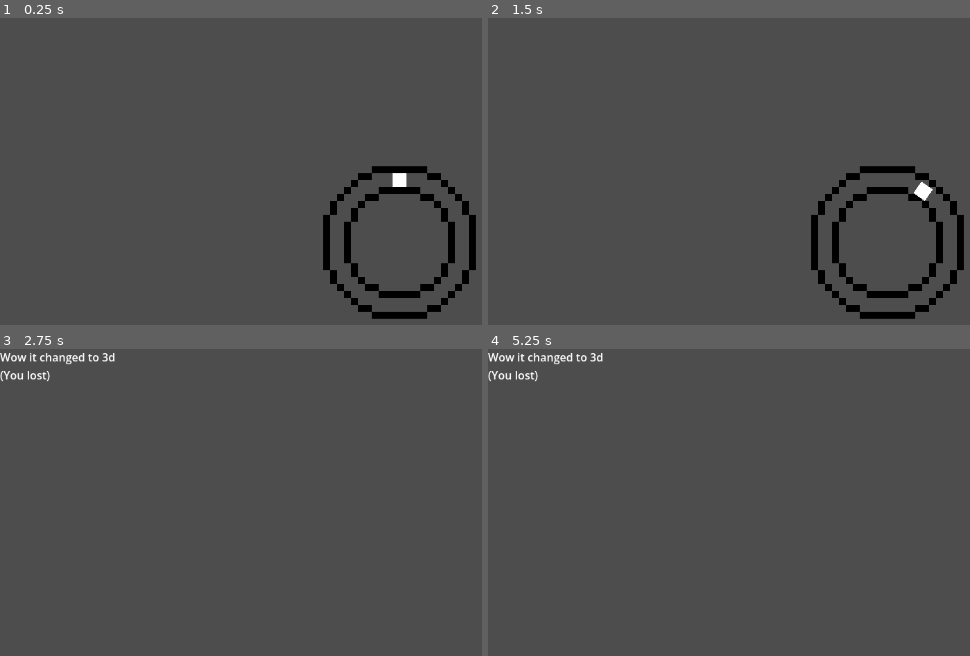
Above: before the commit, frames 1-4 (two rows, left to right).
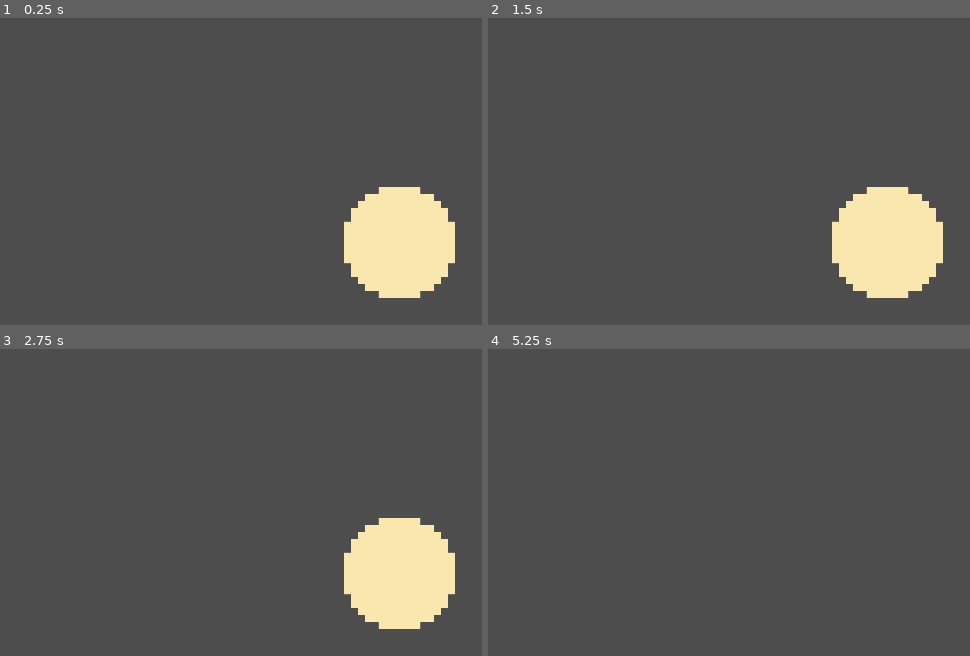
Above: after the commit, the same moments.

Repository: Dexter-Goater/gorefield
Game: Godot game, scene res://Scenes/Main.tscn
The game is run twice, just before and just after one commit, with the same random seed, the same clock (stepped at 60 frames per second) and the same inputs.
Inputs (mouse positions are in pixels of both pictures, inside the frame that each line leads up to):
- Up to frame 1 (0.25 s): no input
- Up to frame 2 (1.5 s): tap Enter at 0.5 s; drag from (888, 180) to (965, 143) at 0.52 s; drag from (729, 263) to (916, 186) at 1.27 s
- Up to frame 3 (2.75 s): move the mouse to (477, 474) at 2.02 s; click (477, 474) at 2.1 s
- Up to frame 4 (5.25 s): tap Space (Space) at 2.75, 4.25 s; drag from (outside the picture) to (647, 505) at 2.77 s; tap Enter at 3.5, 5 s; move the mouse to (outside the picture) at 3.52 s; click (outside the picture) at 3.6 s; drag from (647, 505) to (767, 462) at 4.27 s; move the mouse to (926, 573) at 5.02 s; click (926, 573) at 5.1 s

The runs differ from the first frame. In frame 1, 8.9% of the frame differs, in the area x 67-99%, y 48-99%; in frame 2, 8.9%; in frame 3, 7.3%; in frame 4, 0.5%.

Commit message:
11/06
Continued work on the pizza minigame

Diff:
--- a/Scenes/Main.tscn
+++ b/Scenes/Main.tscn
@@ -634,7 +634,6 @@
 metadata/_edit_lock_ = true
 
 [node name="Lasagne" type="Node2D" parent="." unique_id=537758055]
-visible = false
 script = ExtResource("2_346fj")
 
 [node name="Minigame 1" type="Node2D" parent="Lasagne" unique_id=102660986]
@@ -810,7 +809,6 @@
 script = ExtResource("17_0sclb")
 
 [node name="Minigame 1" type="Node2D" parent="Pizza" unique_id=2054242857]
-visible = false
 script = ExtResource("20_sxkr1")
 
 [node name="Sprite2D" type="Sprite2D" parent="Pizza/Minigame 1" unique_id=257893768]
@@ -833,15 +831,15 @@
 one_shot = true
 
 [node name="Minigame 2" type="Node2D" parent="Pizza" unique_id=1172153889]
+
+[node name="Area2D" type="Area2D" parent="Pizza/Minigame 2" unique_id=1206736011]
 script = ExtResource("21_hwpts")
-
-[node name="Area2D" type="Area2D" parent="Pizza/Minigame 2" unique_id=1206736011]
-
-[node name="Sprite2D" type="Sprite2D" parent="Pizza/Minigame 2/Area2D" unique_id=568973302]
-texture = ExtResource("22_jyqft")
 
 [node name="CollisionShape2D" type="CollisionShape2D" parent="Pizza/Minigame 2/Area2D" unique_id=1434034770]
 shape = SubResource("CircleShape2D_3tgeq")
+
+[node name="Sprite2D" type="Sprite2D" parent="Pizza/Minigame 2/Area2D/CollisionShape2D" unique_id=568973302]
+texture = ExtResource("22_jyqft")
 
 [connection signal="area_entered" from="Lasagne/Minigame 2/Bar/Green" to="Lasagne/Minigame 2" method="_on_green_area_entered"]
 [connection signal="area_exited" from="Lasagne/Minigame 2/Bar/Green" to="Lasagne/Minigame 2" method="_on_green_area_exited"]
@@ -866,3 +864,5 @@
 [connection signal="mouse_entered" from="Pizza/Minigame 1/Pivot/Area2D" to="Pizza/Minigame 1" method="_on_area_2d_mouse_entered"]
 [connection signal="mouse_exited" from="Pizza/Minigame 1/Pivot/Area2D" to="Pizza/Minigame 1" method="_on_area_2d_mouse_exited"]
 [connection signal="timeout" from="Pizza/Minigame 1/Minigame Over" to="Pizza/Minigame 1" method="_on_minigame_over_timeout"]
+[connection signal="mouse_entered" from="Pizza/Minigame 2/Area2D" to="Pizza/Minigame 2/Area2D" method="_on_mouse_entered"]
+[connection signal="mouse_exited" from="Pizza/Minigame 2/Area2D" to="Pizza/Minigame 2/Area2D" method="_on_mouse_exited"]
--- a/Scripts/Globals.gd
+++ b/Scripts/Globals.gd
@@ -1,5 +1,5 @@
 extends Node
-var minigame = 1
+var minigame = 2
 var gorefield_appeasment = 5
 var recipies = ["Lasagne","Pizza"]
 var current_recipie
--- a/Scripts/Pizza/minigame_2.gd
+++ b/Scripts/Pizza/minigame_2.gd
@@ -1,11 +1,28 @@
-extends Node2D
+extends Area2D
+var is_dragging: bool = false
+var drag_start_pos: Vector2
+var mouse_in = false
+
+func _input(event: InputEvent) -> void:
+	if Globals.current_recipie == "Pizza" and Globals.minigame == 2:
+
+		if event is InputEventMouseButton and event.button_index == MOUSE_BUTTON_LEFT and event.pressed and mouse_in:
+			is_dragging = true
+			drag_start_pos = event.position
+			print("Started dragging Pizza!")
+
+		elif event is InputEventMouseButton and event.button_index == MOUSE_BUTTON_LEFT and not event.pressed:
+			if is_dragging:
+				is_dragging = false
+				var drag_distance = drag_start_pos.distance_to(event.position)
+				var new_radius = drag_distance / 100
+				$CollisionShape2D.shape.radius = new_radius
+				$CollisionShape2D/Sprite2D.scale = Vector2(new_radius,new_radius)
+				print("Total drag distance in pixels: ", drag_distance)
 
 
-# Called when the node enters the scene tree for the first time.
-func _ready() -> void:
-	pass # Replace with function body.
+func _on_mouse_entered() -> void:
+	mouse_in = true
 
-
-# Called every frame. 'delta' is the elapsed time since the previous frame.
-func _process(delta: float) -> void:
-	pass
+func _on_mouse_exited() -> void:
+	mouse_in = false
